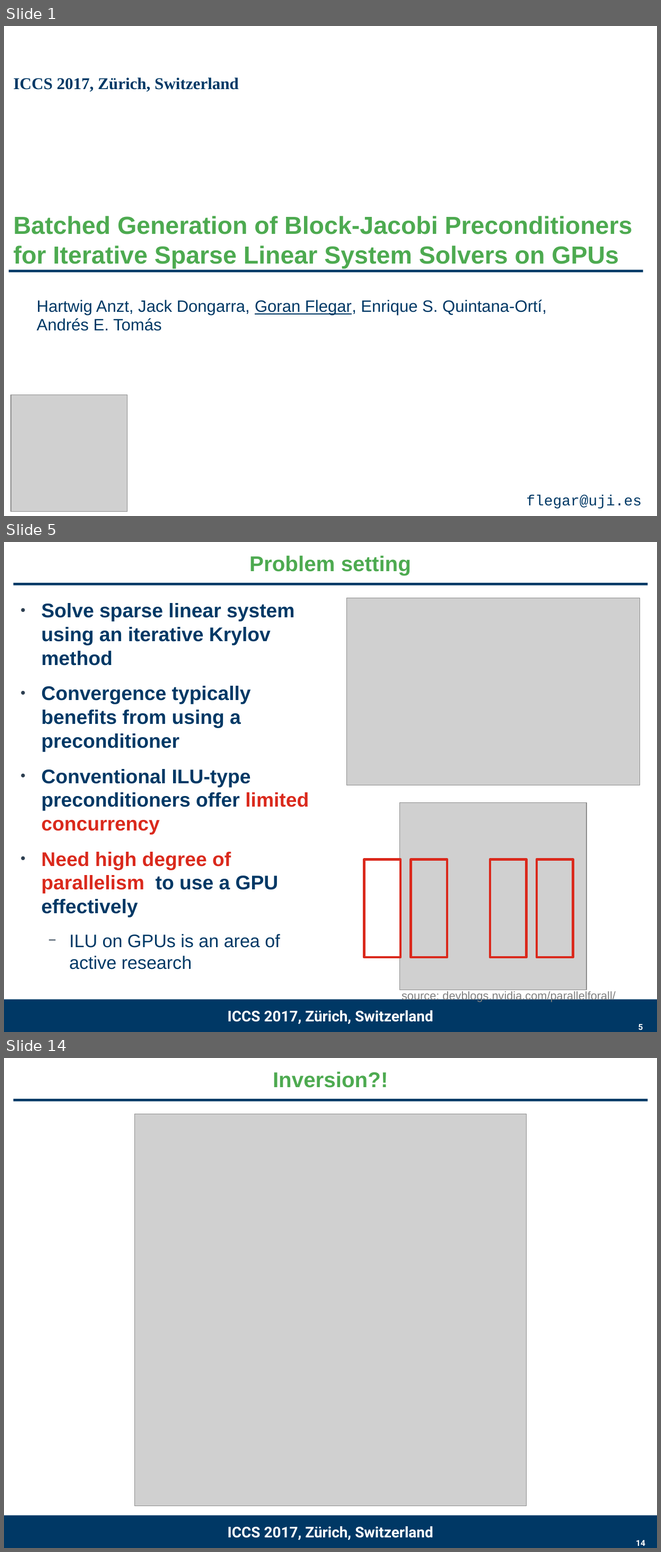
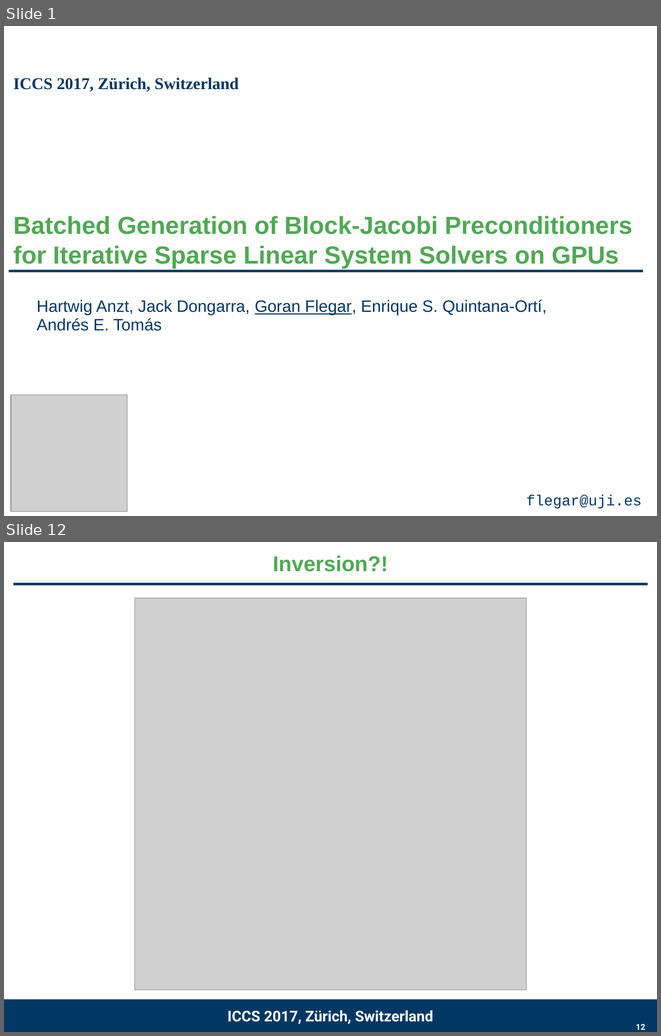
Before and after one commit to gflegar/talks, a slide deck: iccs_2017/slides.odp. Shown one above the other, each under a label of ours: slides 1, 5 and 14 before the commit, slides 1 and 12 after it; the slides between them are not shown. The pictures are 661x1552 and 661x1036 pixels, drawn with LibreOffice and Linux fonts; fonts in the diff are those of the drawing; grey boxes stand for pictures; background and template pictures are left out. Boxes give left, top, right and bottom in pixels: in the first picture for what was removed or moved away, otherwise in the second. Text is boxed around its words. In the diff, an @@ line names an element or a change of style, - is before the commit and + after.

```diff
--- a/iccs_2017/slides.odp
+++ b/iccs_2017/slides.odp
@@ slide 5 removed at [4,542,657,1032], background #FFFFFF; not listed: 2 template elements that a slide beside it also shows @@
@@ title removed at [249,555,411,575] @@
-Problem setting
@@ text removed at [41,603,309,969] @@
-● Solve sparse linear system using an iterative Krylov method
-● Convergence typically benefits from using a preconditioner
-● Conventional ILU-type preconditioners offer limited concurrency
-● Need high degree of parallelism to use a GPU effectively
-  − ILU on GPUs is an area of active research
@@ picture removed at [346,598,640,784] @@
@@ picture removed at [400,803,586,989] @@
@@ rectangle removed at [364,859,400,957] @@
@@ rectangle removed at [411,859,447,957] @@
@@ rectangle removed at [491,859,527,957] @@
@@ rectangle removed at [537,859,573,957] @@
@@ text removed at [402,990,615,1002] @@
-source: devblogs.nvidia.com/parallelforall/
@@ text removed at [228,1010,433,1024] @@
-ICCS 2017, Zürich, Switzerland
@@ page number removed at [638,1024,643,1030] @@
-5
@@ what was slide 14 is now slide 12 @@
@@ page number at [636,1023,645,1030]: text changed @@
-14
+12
```
Also in this commit, not shown: 11 slides changed, 1 slide added, 1 other slide removed, 2 other files.
